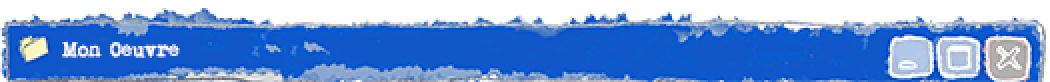
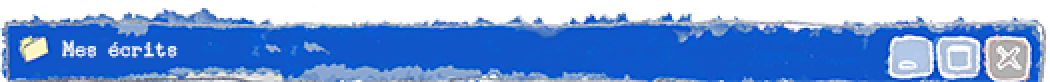
Before/after of a 1050x82 layered artwork. What changed in the layer stack:
renamed "Mon Oeuvre" to "Mes écrits", painted on it over 62, 40, 180, 58
